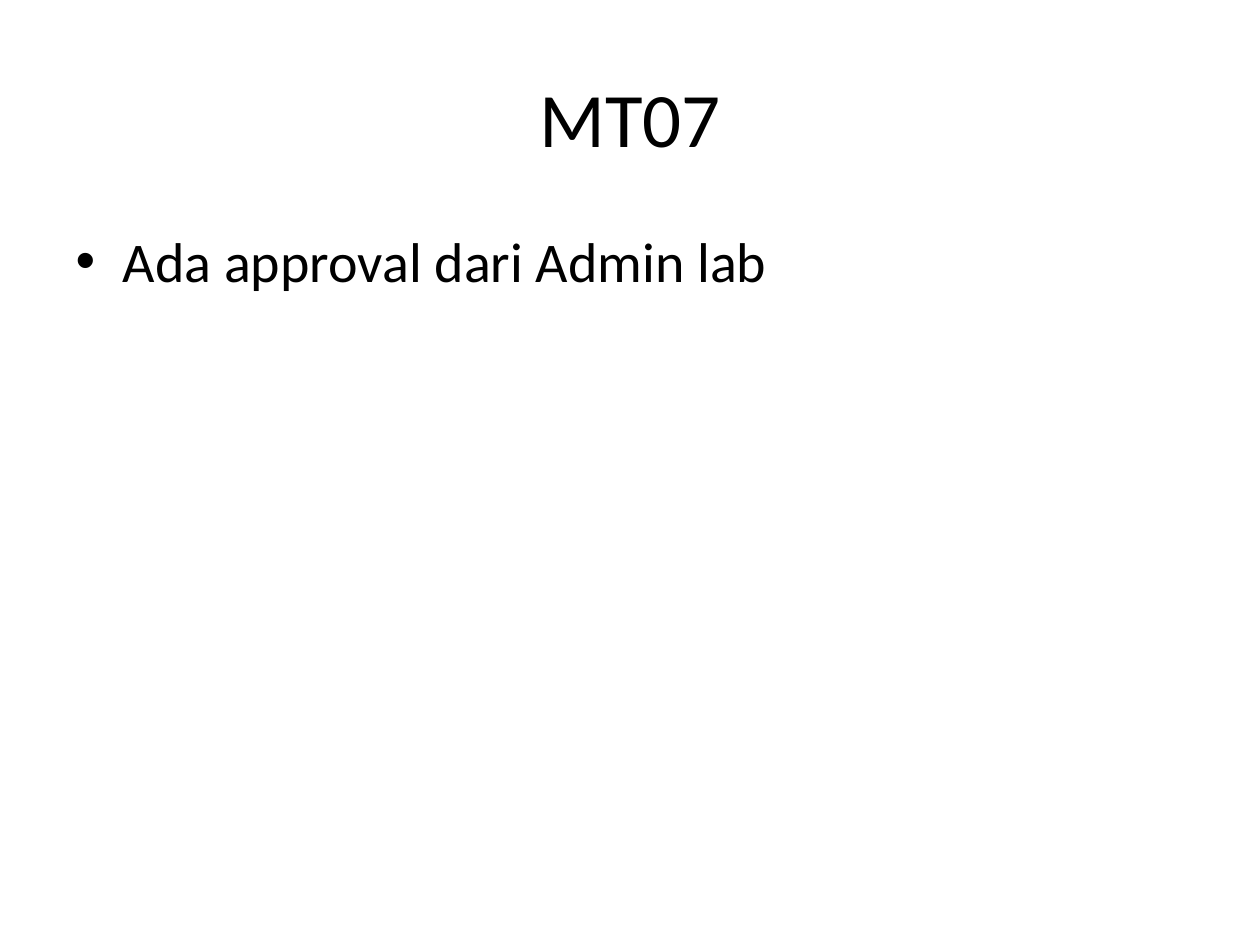
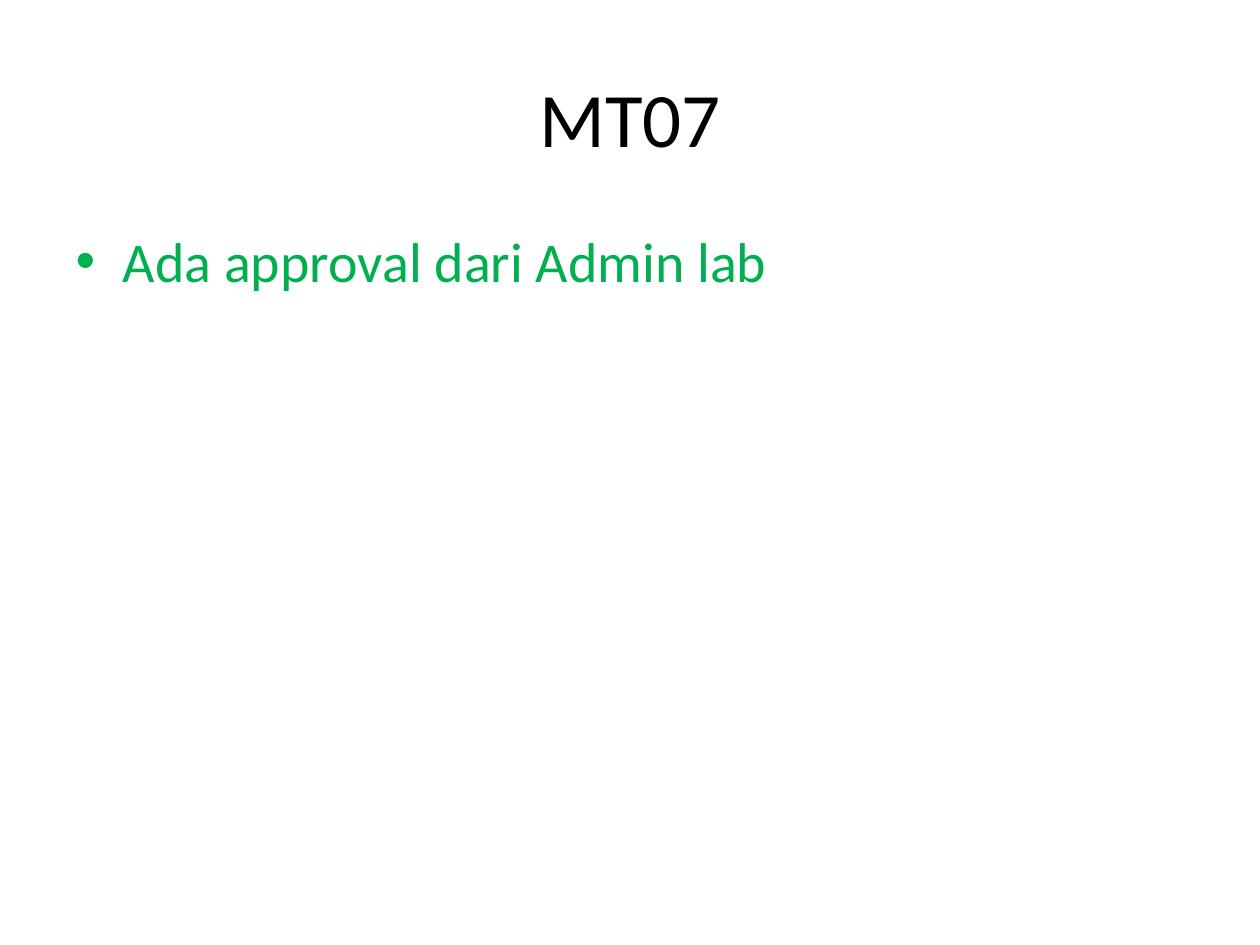
Before and after one commit to marklong0304/ebbpmsoh, a slide deck: slide 7 of Dokumentasi/rev/Revisi 4a.pptx. Drawn at 1260x945 pixels with LibreOffice and Linux fonts; fonts in the diff are those of the drawing. Boxes give left, top, right and bottom in pixels: in the first picture for what was removed or moved away, otherwise in the second. Text is boxed around its words. In the diff, an @@ line names an element or a change of style, - is before the commit and + after.

```diff
--- a/Dokumentasi/rev/Revisi 4a.pptx
+++ b/Dokumentasi/rev/Revisi 4a.pptx
@@ text "Ada approval dari Admin lab" at box(123, 243, 766, 291): text colour #000000 to #00B050 @@
```
Also in this commit, not shown: 3 other slides changed, 36 other files.
